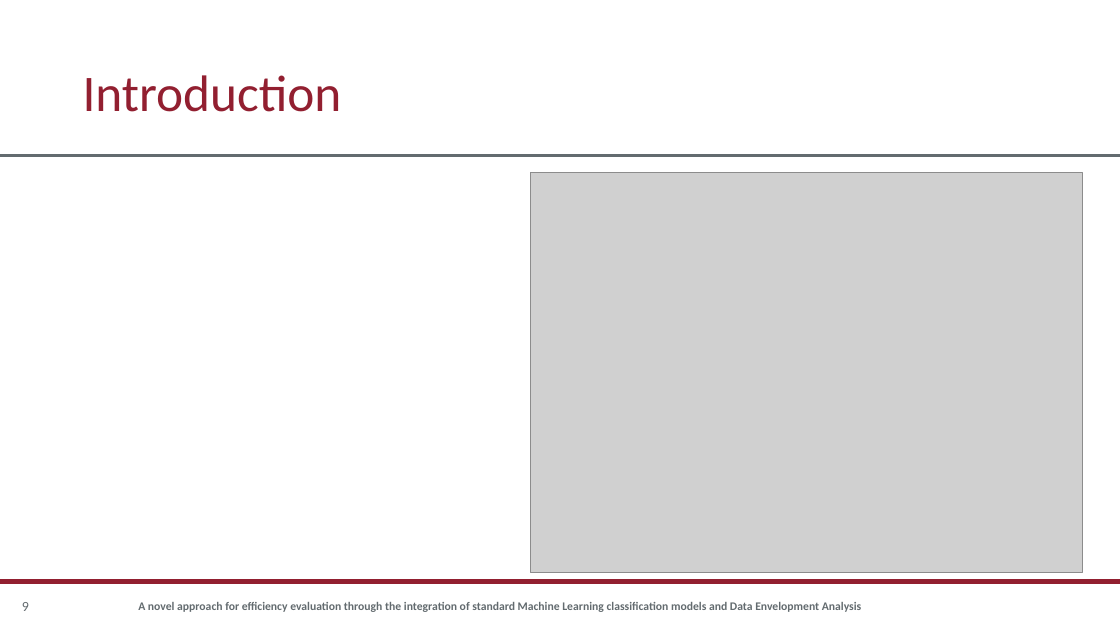
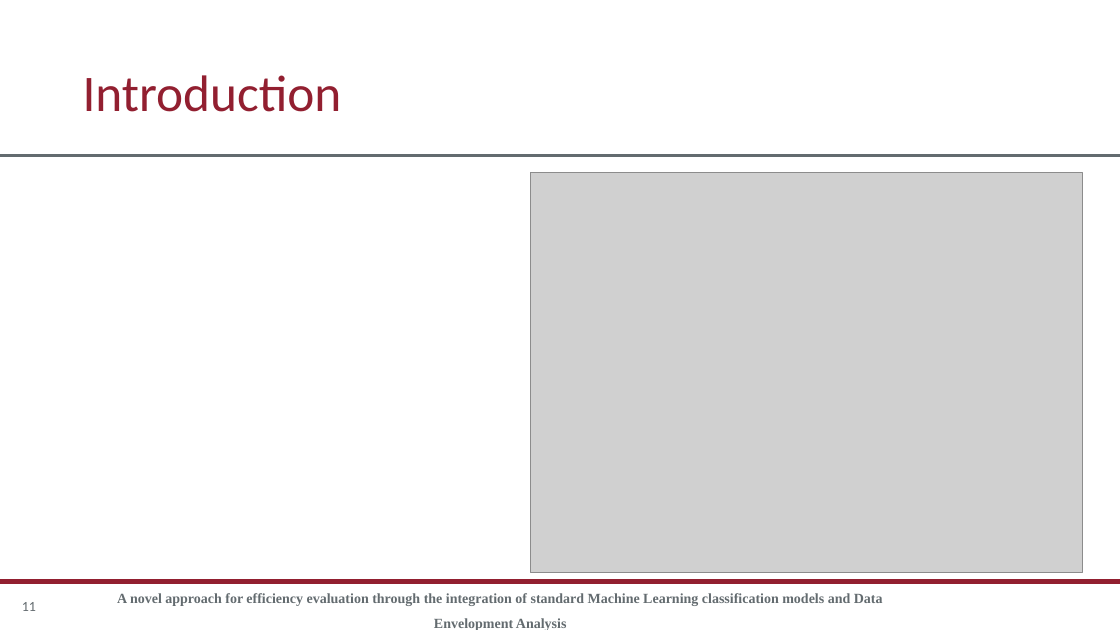
Before and after one commit to rgonzalezmoyano/Cafee, a slide deck: slide 11 of articulo 1 XAI/Presentación/Presentacion XAI cafee.pptx (slide 9 before the commit). Drawn at 1120x630 pixels with LibreOffice and Linux fonts; fonts in the diff are those of the drawing; grey boxes stand for pictures; background and template pictures are left out. Boxes give left, top, right and bottom in pixels: in the first picture for what was removed or moved away, otherwise in the second. Text is boxed around its words. In the diff, an @@ line names an element or a change of style, - is before the commit and + after.

```diff
--- a/articulo 1 XAI/Presentación/Presentacion XAI cafee.pptx
+++ b/articulo 1 XAI/Presentación/Presentacion XAI cafee.pptx
@@ text "A novel approach for efficiency ..." at box(117, 593, 883, 630): size 15 to 18 pt, font Calibri to Times New Roman; line spacing 0.9 to 1.5 @@
@@ page number at box(22, 602, 36, 611): text changed @@
-9
+11
```
Also in this commit, not shown: 6 other slides changed, 2 slides added, 3 other files.
